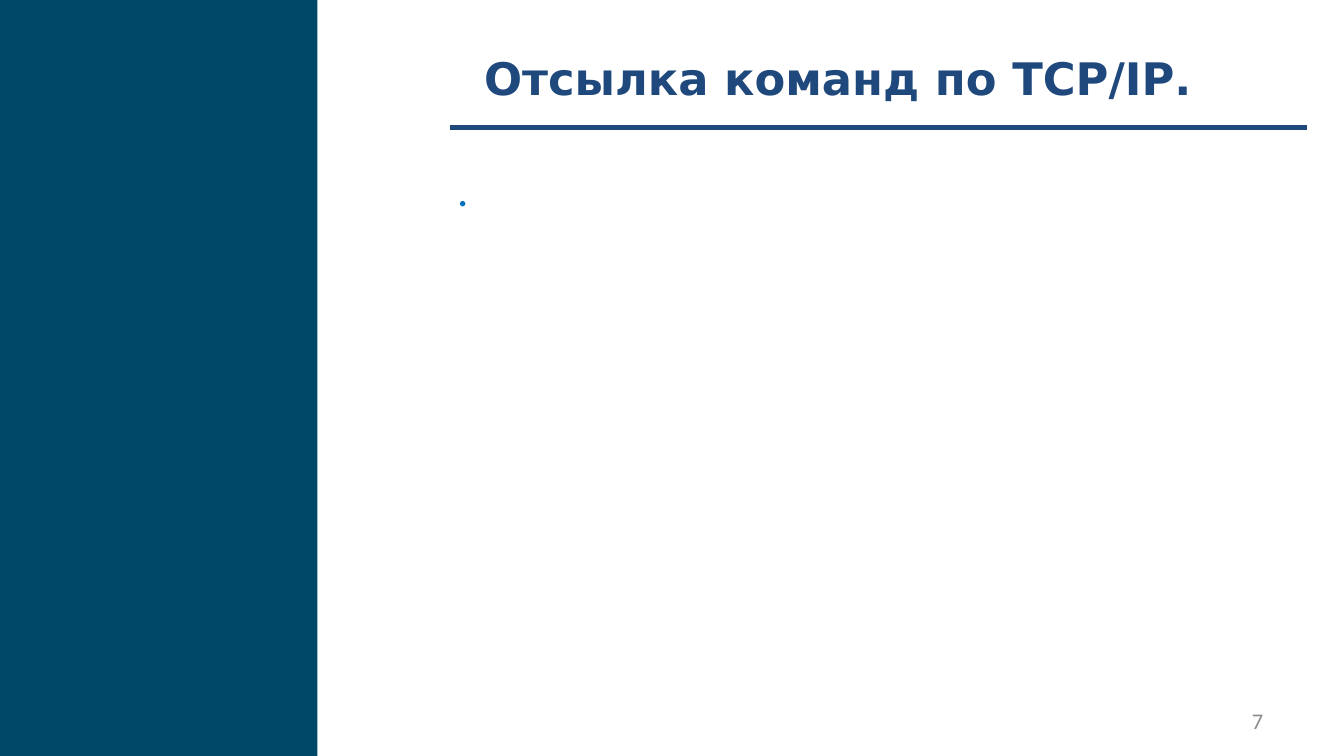
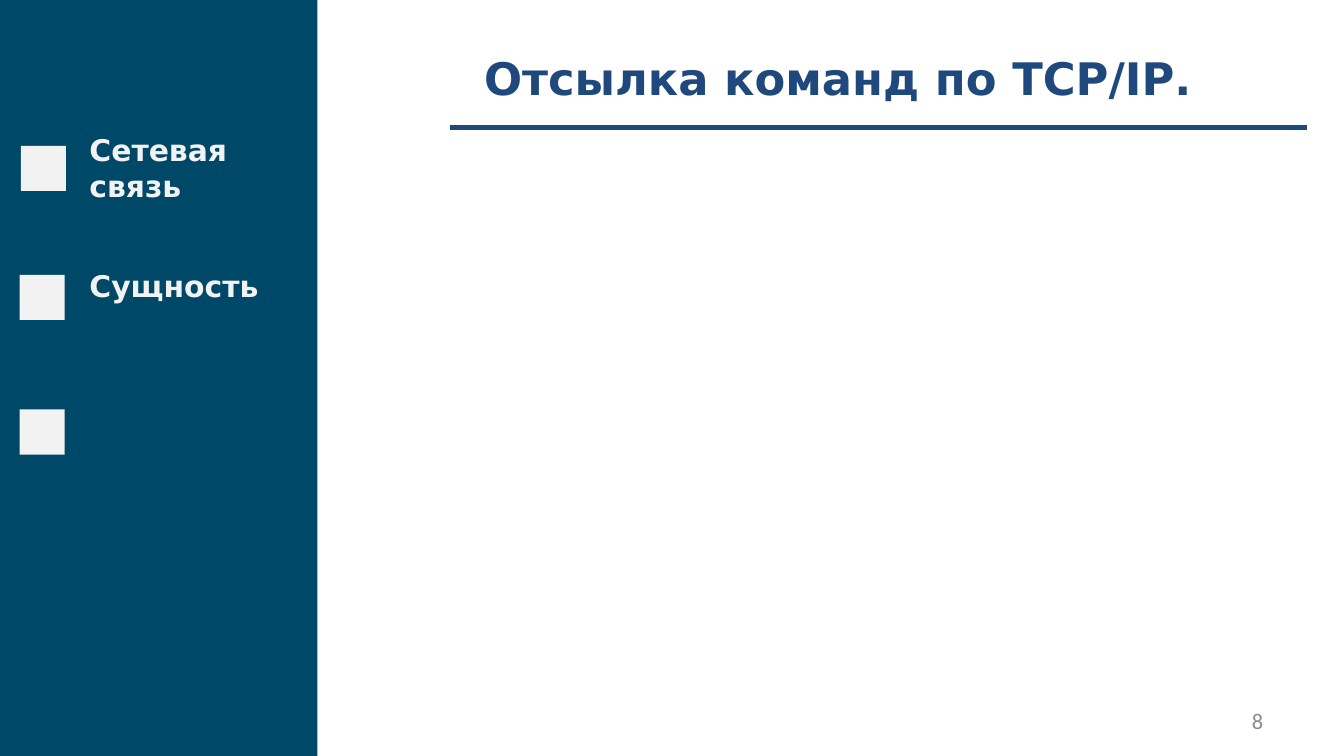
Before and after one commit to fanglores/Gagarin-2022, a slide deck: slide 8 of doc/Presentation.pptx (slide 7 before the commit). Drawn at 1344x756 pixels with LibreOffice and Linux fonts; fonts in the diff are those of the drawing. Boxes give left, top, right and bottom in pixels: in the first picture for what was removed or moved away, otherwise in the second. Text is boxed around its words. In the diff, an @@ line names an element or a change of style, - is before the commit and + after.

```diff
--- a/doc/Presentation.pptx
+++ b/doc/Presentation.pptx
@@ text removed at (444,155,1306,331) @@
-.
@@ group added at (20,139,258,456): 3 rectangles, 2 texts @@
+Сетевая связь
+Сущность
@@ page number at (1252,714,1263,729): text changed @@
-7
+8
```
Also in this commit, not shown: 4 other slides changed, 1 slide added.
